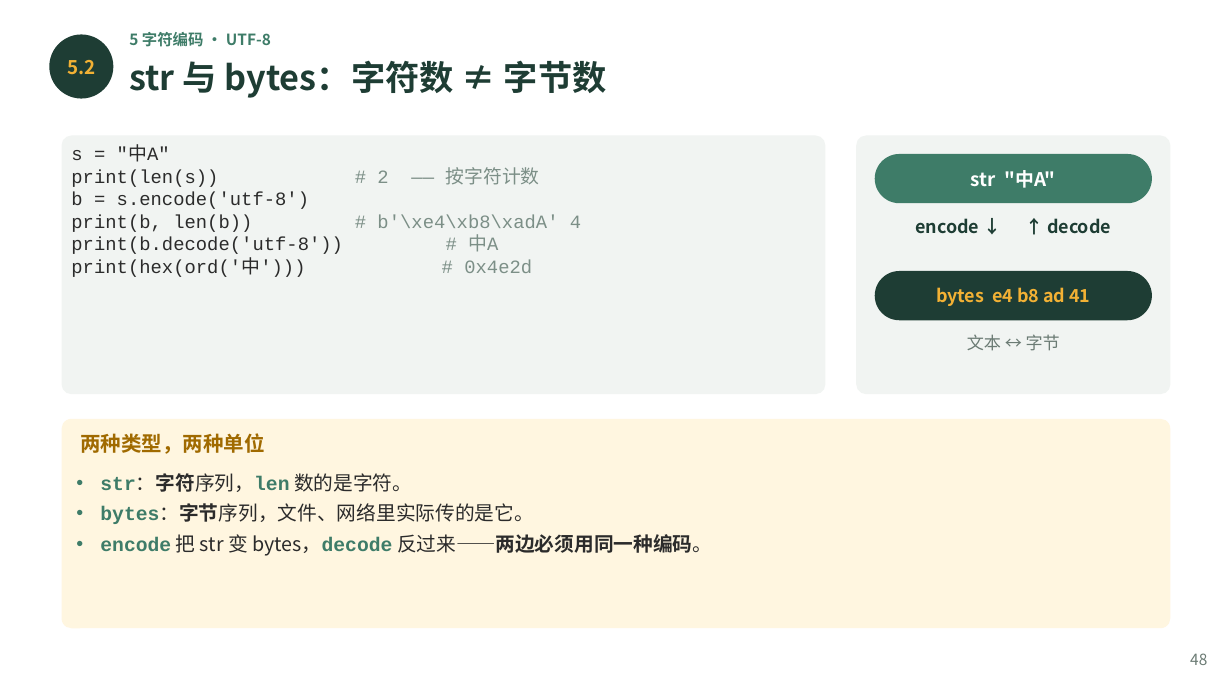
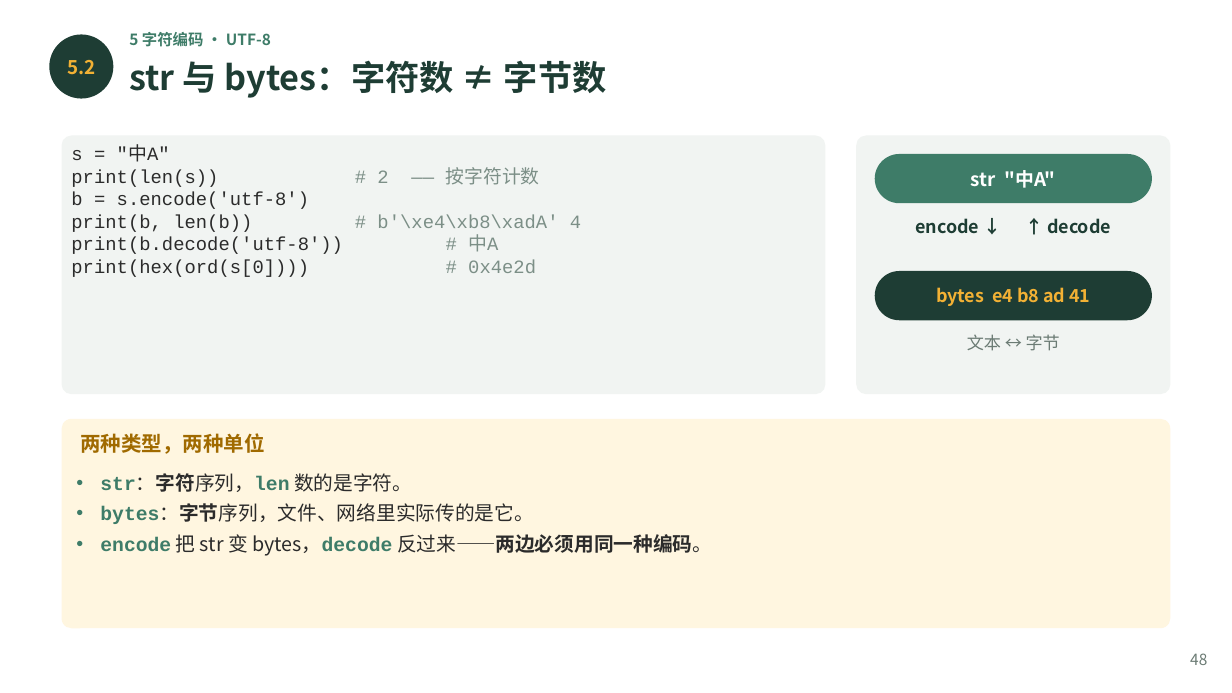
Before and after one commit to GMyhf/2026fall-cs101, a slide deck: slide 48 of courseware/202609_ADS_W03_Computer_Principles_1.pptx. Drawn at 1232x693 pixels with LibreOffice and Linux fonts; fonts in the diff are those of the drawing. Boxes give left, top, right and bottom in pixels: in the first picture for what was removed or moved away, otherwise in the second. Text is boxed around its words. In the diff, an @@ line names an element or a change of style, - is before the commit and + after.

```diff
--- a/courseware/202609_ADS_W03_Computer_Principles_1.pptx
+++ b/courseware/202609_ADS_W03_Computer_Principles_1.pptx
@@ text at [71, 260, 536, 277]: text changed @@
-print(hex(ord('中'))) # 0x4e2d
+print(hex(ord(s[0]))) # 0x4e2d
```
Also in this commit, not shown: 1 other slide changed, 14 other files.
